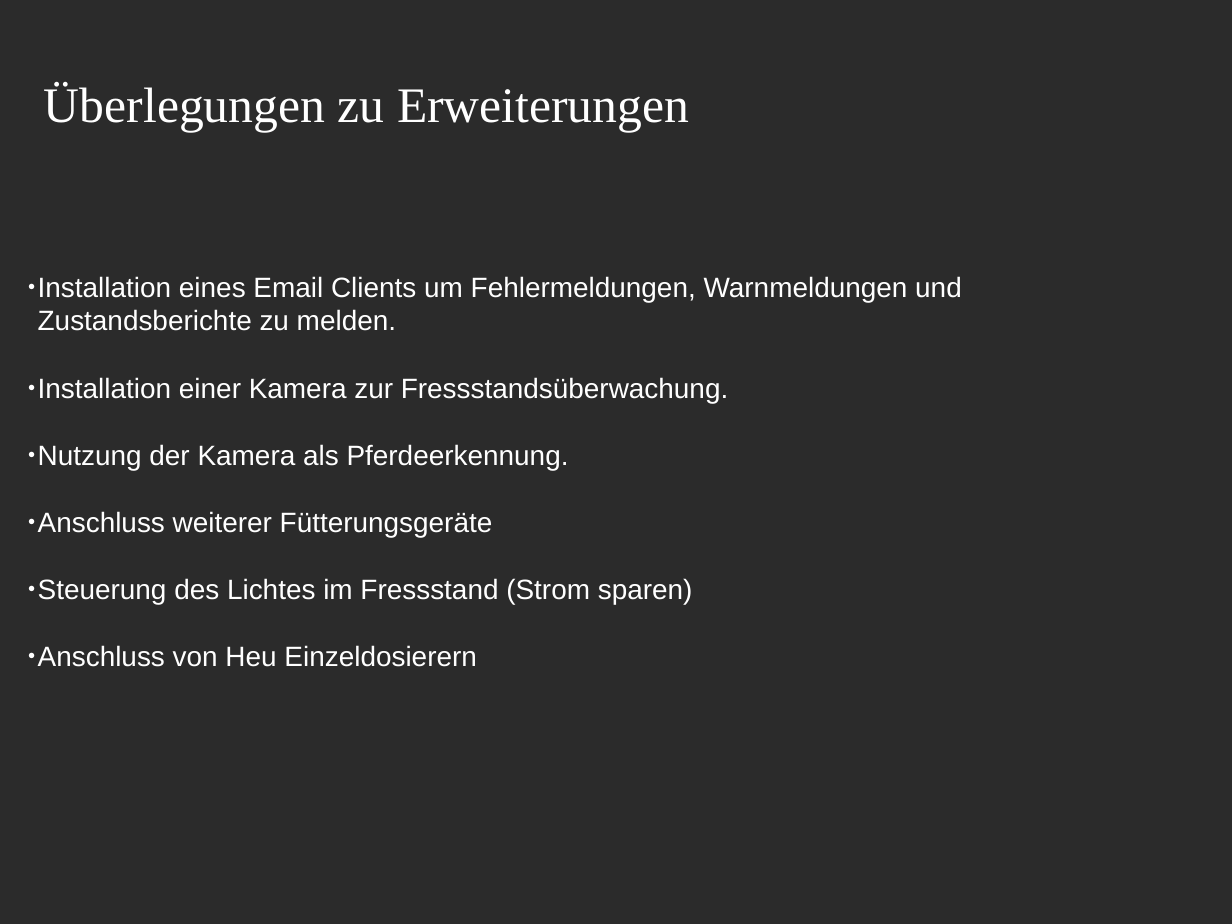
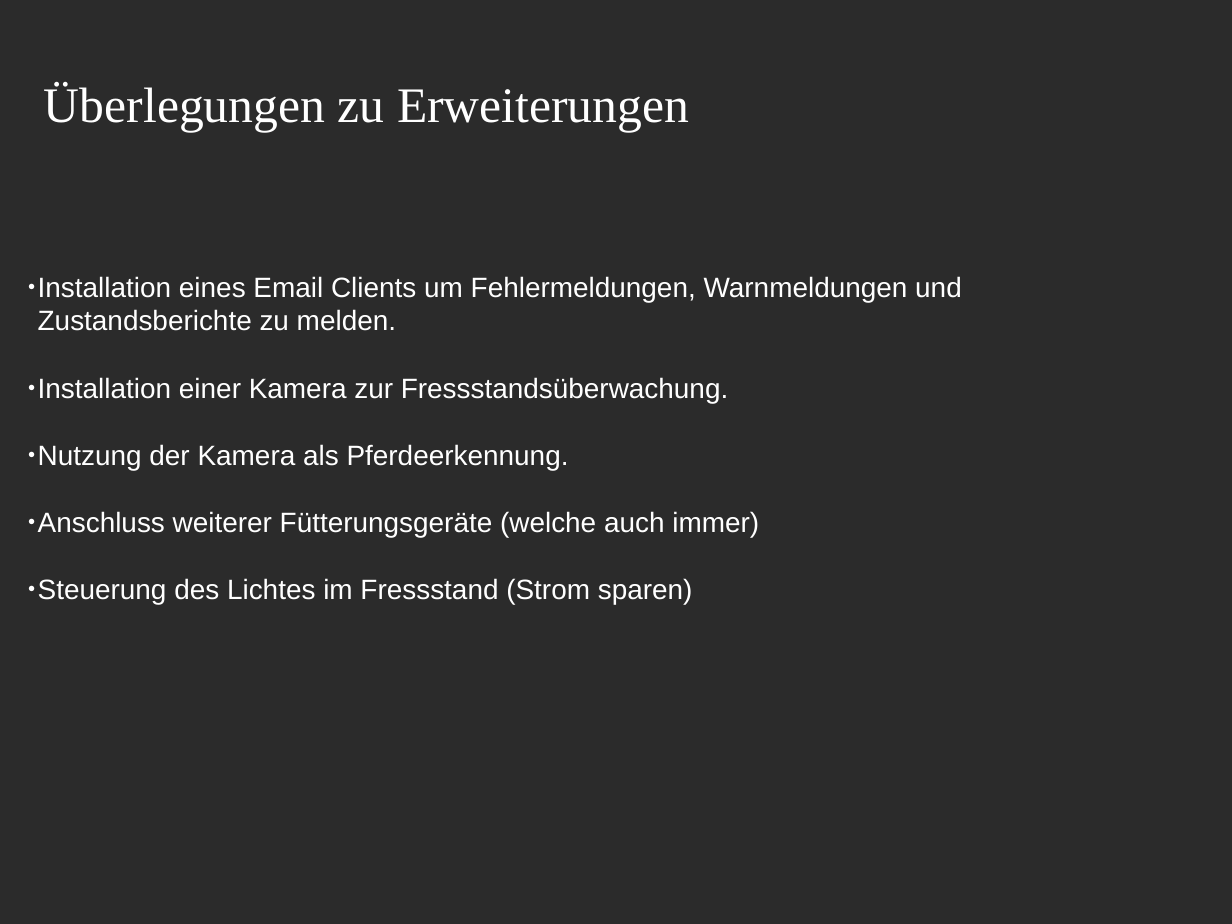
Before and after one commit to Kalle01/Pferde-Fuettterungssteuerung, a slide deck: slide 17 of allgemeine_Dokumente/Beschreibung.Menuestruktur.odp (slide 18 before the commit). Drawn at 1232x924 pixels with LibreOffice and Linux fonts; fonts in the diff are those of the drawing; background and template pictures are left out; a plain dark background stands for a picture behind light text. Boxes give left, top, right and bottom in pixels: in the first picture for what was removed or moved away, otherwise in the second. Text is boxed around its words. In the diff, an @@ line names an element or a change of style, - is before the commit and + after.

```diff
--- a/allgemeine_Dokumente/Beschreibung.Menuestruktur.odp
+++ b/allgemeine_Dokumente/Beschreibung.Menuestruktur.odp
@@ text at <box>38,511,759,537</box>: text changed @@
-● Anschluss weiterer Fütterungsgeräte
+● Anschluss weiterer Fütterungsgeräte (welche auch immer)
@@ text at <box>38,645,476,667</box>: paragraph removed @@
-● Anschluss von Heu Einzeldosierern
```
Also in this commit, not shown: 2 other slides changed, 1 slide removed, 3 other files.
